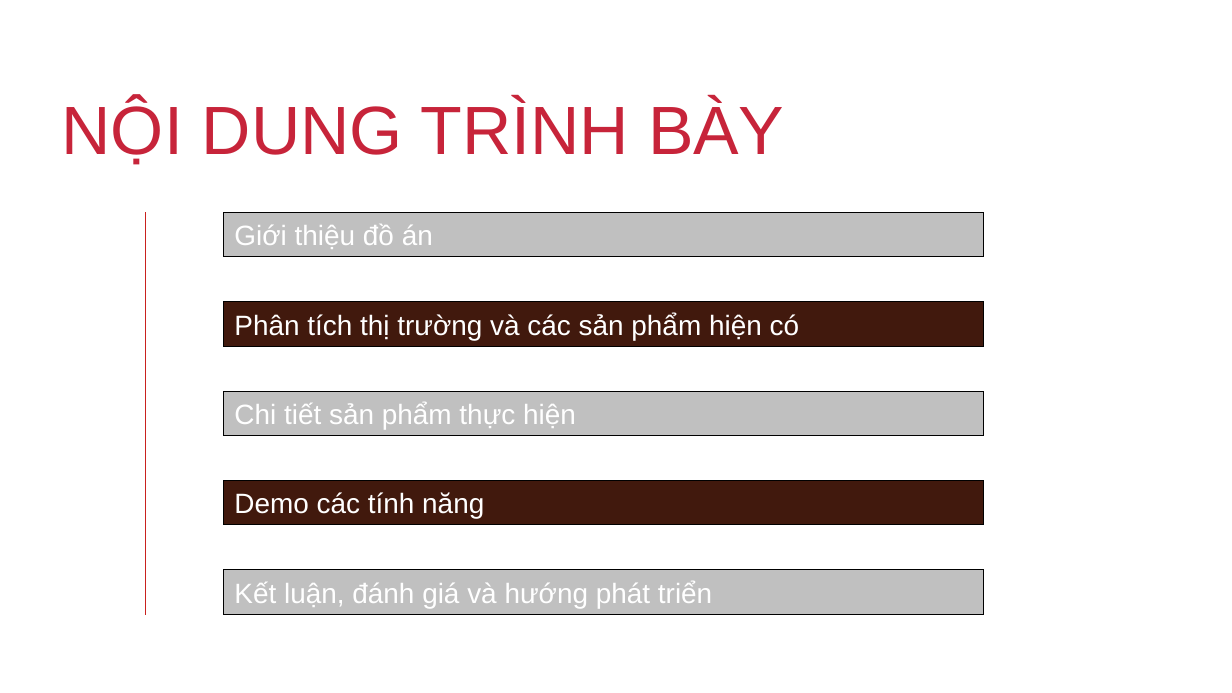
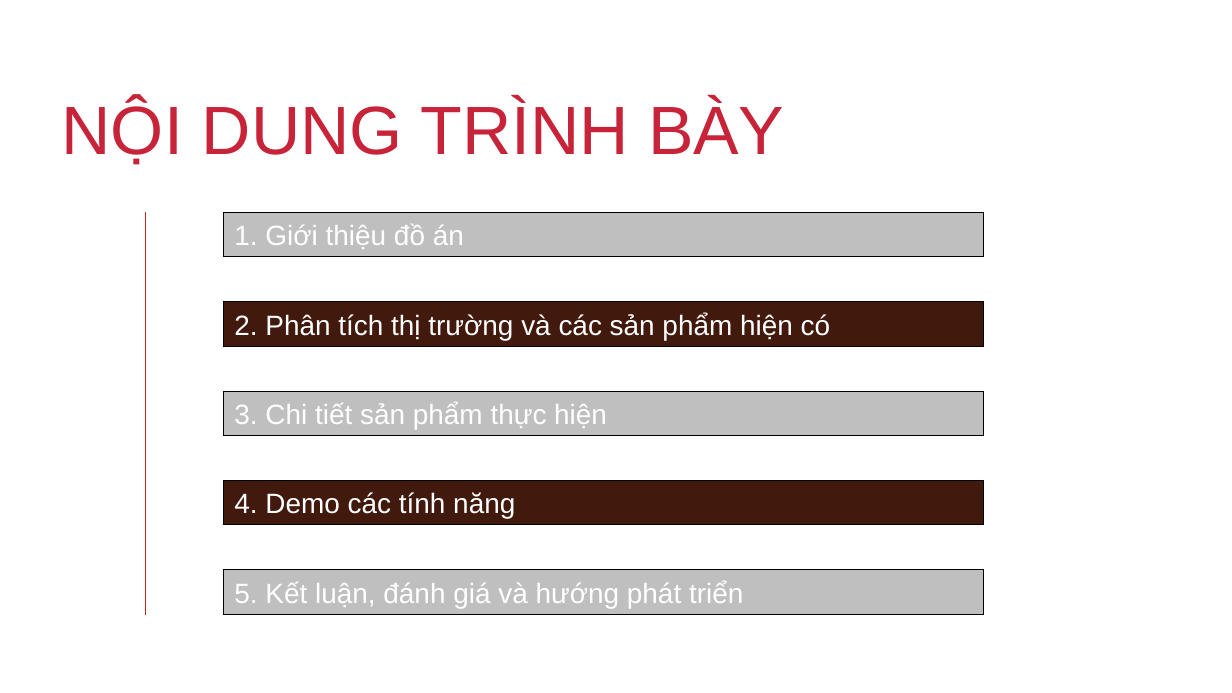
Before and after one commit to MaoBui2907/sosanh.ga, a slide deck: slide 3 of Plan/Report.pptx. Drawn at 1232x693 pixels with LibreOffice and Linux fonts; fonts in the diff are those of the drawing; background and template pictures are left out. Boxes give left, top, right and bottom in pixels: in the first picture for what was removed or moved away, otherwise in the second. Text is boxed around its words. In the diff, an @@ line names an element or a change of style, - is before the commit and + after.

```diff
--- a/Plan/Report.pptx
+++ b/Plan/Report.pptx
@@ fill #C0C0C0 to #BFBFBF in 3 elements at (x1=224, y1=570, x2=984, y2=615), (x1=224, y1=391, x2=984, y2=436), (x1=224, y1=212, x2=984, y2=257) @@
@@ text in rectangle at (x1=234, y1=224, x2=464, y2=249): text changed @@
-Giới thiệu đồ án
+1. Giới thiệu đồ án
@@ text in rectangle at (x1=234, y1=313, x2=830, y2=340): text changed @@
-Phân tích thị trường và các sản phẩm hiện có
+2. Phân tích thị trường và các sản phẩm hiện có
@@ text in rectangle at (x1=234, y1=402, x2=607, y2=429): text changed @@
-Chi tiết sản phẩm thực hiện
+3. Chi tiết sản phẩm thực hiện
@@ text in rectangle at (x1=234, y1=492, x2=515, y2=519): text changed @@
-Demo các tính năng
+4. Demo các tính năng
@@ text in rectangle at (x1=234, y1=581, x2=743, y2=608): text changed @@
-Kết luận, đánh giá và hướng phát triển
+5. Kết luận, đánh giá và hướng phát triển
```
Also in this commit, not shown: 11 other slides changed.
